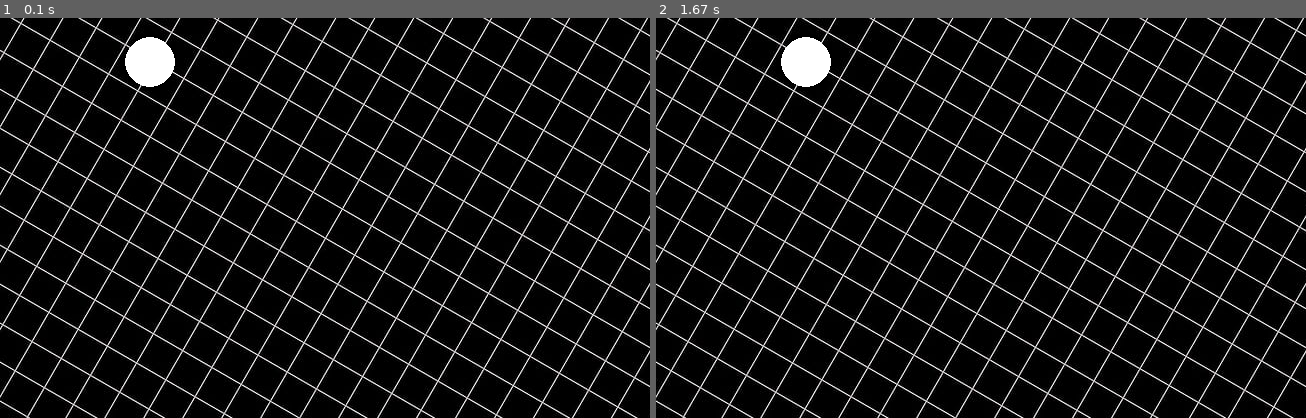
Above: before the commit, frames 1-2 (left to right).
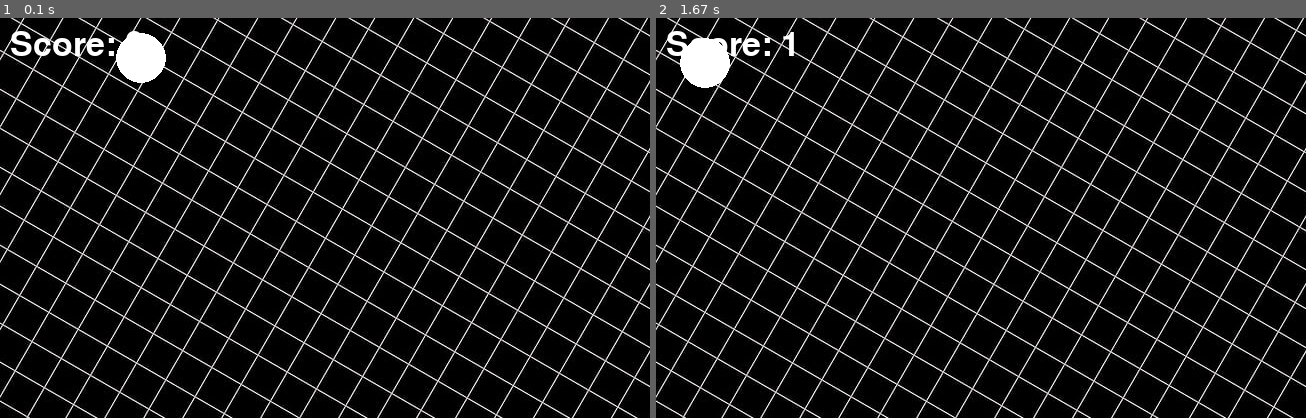
Above: after the commit, the same moments.

Repository: potrdev/pygame-delavnica
Game: pygame game, started from main.py
Same seed, same stepped clock (60 frames per second), same inputs: the game is played once before the commit and once after it.
Inputs (mouse positions are in pixels of both pictures, inside the frame that each line leads up to):
- Up to frame 1 (0.1 s): no input
- Up to frame 2 (1.67 s): click (799, 58) at 0.38 s

The runs differ from the first frame. In frame 1, 0.8% of the frame differs, in the area x 1-27%, y 3-18%; in frame 2, 1.8%.

Commit message:
new change

Diff:
--- a/main.py
+++ b/main.py
@@ -2,14 +2,23 @@
 
 from random import randint
 
+pygame.init()
+pygame.font.init()
+
 #Settings
 pygame.display.set_caption("Igra")
 FPS = 60
-X = 650
-Y = 400
+window_X = 650
+window_Y = 400
+X = window_X - 40
+Y = window_Y - 40
 
+display = pygame.display.set_mode((window_X,window_Y))
 
-display = pygame.display.set_mode((X,Y))
+font = pygame.font.SysFont("mont.ttf", 50)
+
+# Props
+score = 0
 
 #Circle
 circle_x = randint(1, X)
@@ -26,11 +35,15 @@
     display.fill(WHITE)
 
     #BG
-    bg = pygame.image.load("bg.jpg")
+    bg = pygame.image.load("bg.jpg").convert_alpha()
     display.blit(bg, (0,0))
 
     #Elements
-    pygame.draw.circle(display, WHITE, (circle_x, circle_y), 25)
+    circle = pygame.draw.circle(display, WHITE, (circle_x, circle_y), 25)
+
+    #Text
+    text = font.render(f"Score: {score}", True, (255, 255, 255), None)
+    display.blit(text, (10,10))
 
     #Input
     keys = pygame.key.get_pressed()
@@ -38,10 +51,13 @@
         if event.type == pygame.QUIT:
             exit = True
 
-        if keys[pygame.K_SPACE]:
-            circle_x = randint(1,X)
-            circle_y = randint(1,Y)
-
+        if event.type == pygame.MOUSEBUTTONDOWN:
+            click = circle.collidepoint(pygame.mouse.get_pos())
+            if click == 1:
+                circle_x = randint(1,X)
+                circle_y = randint(1,Y)
+                score += 1
+                display.blit(text, (10,10))
 
     pygame.display.update()
     pygame.time.Clock().tick(FPS)
Binary file added: mont.ttf
